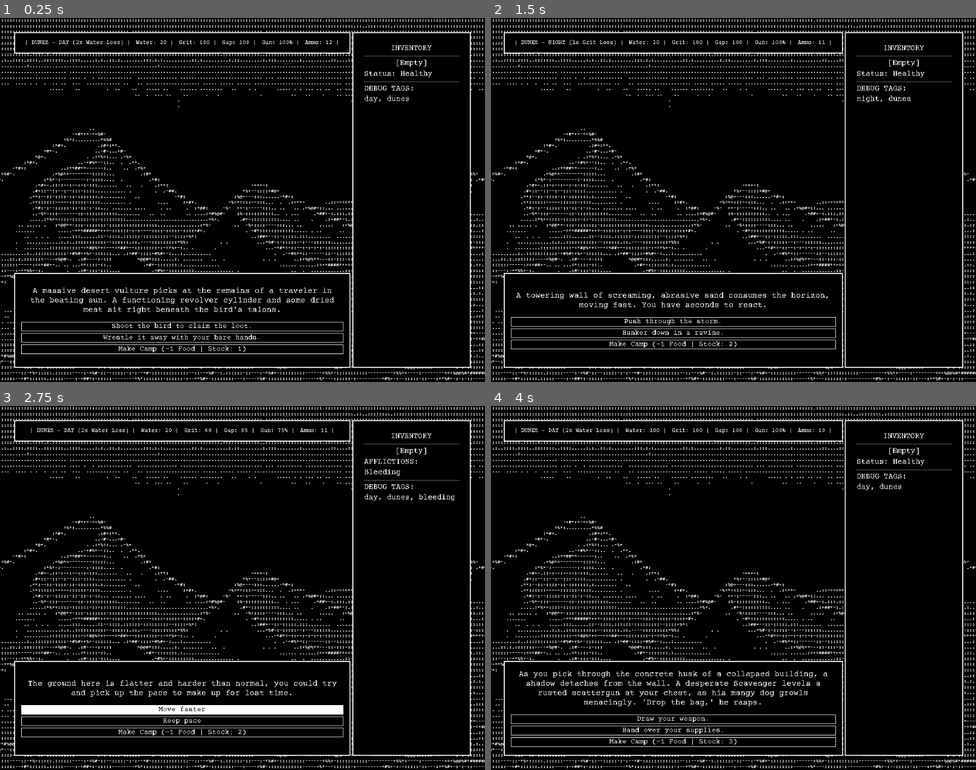
Above: before the commit, frames 1-4 (two rows, left to right).
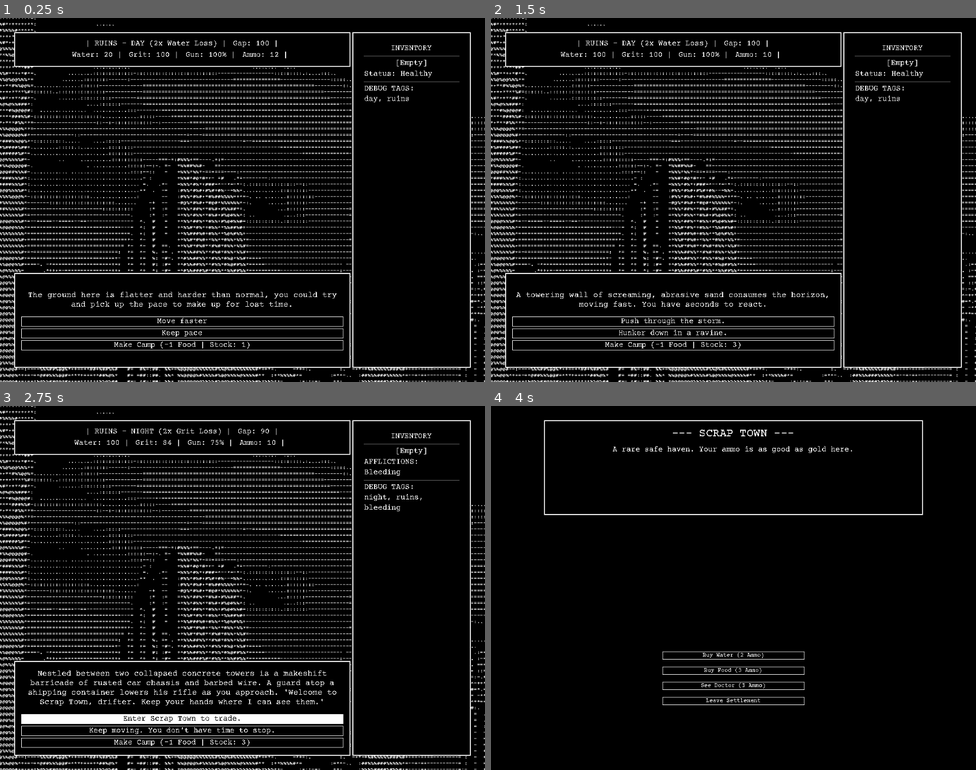
Above: after the commit, the same moments.

Repository: JoelSpicer/Across-The-Desert
Game: Godot game, scene res://Scene/MainGame.tscn
The game is run twice, just before and just after one commit, with the same random seed, the same clock (stepped at 60 frames per second) and the same inputs.
Inputs (mouse positions are in pixels of both pictures, inside the frame that each line leads up to):
- Up to frame 1 (0.25 s): no input
- Up to frame 2 (1.5 s): click "Shoot the bird to claim the l…" (after the commit: "Move faster") at 0.5 s; click (733, 218) at 1.25 s, where only the run after the commit has a clickable "The Wheel Turns (Restart)"
- Up to frame 3 (2.75 s): click "Push through the storm." at 2 s
- Up to frame 4 (4 s): click "Move faster" (after the commit: "Enter Scrap Town to trade.") at 2.75 s; click (733, 606) at 3.5 s, where only the run before the commit has a clickable "The Wheel Turns (Restart)"

The runs differ from the first frame. In frame 1, 18% of the frame differs, in the area x 0-100%, y 0-100%; in frame 2, 17%; in frame 3, 21%; in frame 4, 11%.

Commit message:
minor fix

Diff:
--- a/Scene/MainGame.tscn
+++ b/Scene/MainGame.tscn
@@ -65,7 +65,7 @@
 grow_horizontal = 2
 grow_vertical = 2
 theme_override_fonts/normal_font = ExtResource("3_tsug7")
-theme_override_font_sizes/normal_font_size = 10
+theme_override_font_sizes/normal_font_size = 11
 bbcode_enabled = true
 fit_content = true
 autowrap_mode = 0
@@ -95,43 +95,52 @@
 layout_mode = 2
 theme_override_styles/panel = SubResource("StyleBoxFlat_retro")
 
-[node name="TopHUD" type="HBoxContainer" parent="MarginContainer/HBoxContainer/LeftColumn/TopPanel" unique_id=1572369778]
-layout_mode = 2
-alignment = 1
-
-[node name="TimeLabel" type="Label" parent="MarginContainer/HBoxContainer/LeftColumn/TopPanel/TopHUD" unique_id=1728144719]
-unique_name_in_owner = true
-layout_mode = 2
-theme_override_font_sizes/font_size = 12
-
-[node name="WaterLabel" type="Label" parent="MarginContainer/HBoxContainer/LeftColumn/TopPanel/TopHUD" unique_id=1776648745]
-unique_name_in_owner = true
-layout_mode = 2
-theme_override_font_sizes/font_size = 12
+[node name="TopHUD" type="VBoxContainer" parent="MarginContainer/HBoxContainer/LeftColumn/TopPanel" unique_id=1572369778]
+layout_mode = 2
+theme_override_constants/separation = 5
+alignment = 1
+
+[node name="Row1" type="HBoxContainer" parent="MarginContainer/HBoxContainer/LeftColumn/TopPanel/TopHUD" unique_id=160324374]
+layout_mode = 2
+alignment = 1
+
+[node name="TimeLabel" type="Label" parent="MarginContainer/HBoxContainer/LeftColumn/TopPanel/TopHUD/Row1" unique_id=1728144719]
+unique_name_in_owner = true
+layout_mode = 2
+theme_override_font_sizes/font_size = 16
+
+[node name="GapLabel" type="Label" parent="MarginContainer/HBoxContainer/LeftColumn/TopPanel/TopHUD/Row1" unique_id=827566808]
+unique_name_in_owner = true
+layout_mode = 2
+theme_override_font_sizes/font_size = 16
+text = "gaplabel"
+
+[node name="Row2" type="HBoxContainer" parent="MarginContainer/HBoxContainer/LeftColumn/TopPanel/TopHUD" unique_id=1906654817]
+layout_mode = 2
+alignment = 1
+
+[node name="WaterLabel" type="Label" parent="MarginContainer/HBoxContainer/LeftColumn/TopPanel/TopHUD/Row2" unique_id=1776648745]
+unique_name_in_owner = true
+layout_mode = 2
+theme_override_font_sizes/font_size = 16
 text = "waterlabel"
 
-[node name="GritLabel" type="Label" parent="MarginContainer/HBoxContainer/LeftColumn/TopPanel/TopHUD" unique_id=1502203360]
-unique_name_in_owner = true
-layout_mode = 2
-theme_override_font_sizes/font_size = 12
+[node name="GritLabel" type="Label" parent="MarginContainer/HBoxContainer/LeftColumn/TopPanel/TopHUD/Row2" unique_id=1502203360]
+unique_name_in_owner = true
+layout_mode = 2
+theme_override_font_sizes/font_size = 16
 text = "gritlabel"
 
-[node name="GapLabel" type="Label" parent="MarginContainer/HBoxContainer/LeftColumn/TopPanel/TopHUD" unique_id=827566808]
-unique_name_in_owner = true
-layout_mode = 2
-theme_override_font_sizes/font_size = 12
-text = "gaplabel"
-
-[node name="GunConditionLabel" type="Label" parent="MarginContainer/HBoxContainer/LeftColumn/TopPanel/TopHUD" unique_id=1373359530]
-unique_name_in_owner = true
-layout_mode = 2
-theme_override_font_sizes/font_size = 12
+[node name="GunConditionLabel" type="Label" parent="MarginContainer/HBoxContainer/LeftColumn/TopPanel/TopHUD/Row2" unique_id=1373359530]
+unique_name_in_owner = true
+layout_mode = 2
+theme_override_font_sizes/font_size = 16
 text = "GunConditionLabel"
 
-[node name="AmmoLabel" type="Label" parent="MarginContainer/HBoxContainer/LeftColumn/TopPanel/TopHUD" unique_id=802202215]
-unique_name_in_owner = true
-layout_mode = 2
-theme_override_font_sizes/font_size = 12
+[node name="AmmoLabel" type="Label" parent="MarginContainer/HBoxContainer/LeftColumn/TopPanel/TopHUD/Row2" unique_id=802202215]
+unique_name_in_owner = true
+layout_mode = 2
+theme_override_font_sizes/font_size = 16
 text = "AmmoLabel"
 
 [node name="ArtSpacer" type="Control" parent="MarginContainer/HBoxContainer/LeftColumn" unique_id=817952317]
@@ -169,7 +178,7 @@
 theme_override_colors/font_focus_color = Color(0, 0, 0, 1)
 theme_override_colors/font_pressed_color = Color(0, 0, 0, 1)
 theme_override_colors/font_hover_color = Color(0, 0, 0, 1)
-theme_override_font_sizes/font_size = 15
+theme_override_font_sizes/font_size = 16
 theme_override_styles/normal = SubResource("StyleBoxFlat_BtnNormal")
 theme_override_styles/pressed = SubResource("StyleBoxFlat_BtnHover")
 theme_override_styles/hover = SubResource("StyleBoxFlat_BtnHover")
@@ -183,7 +192,7 @@
 theme_override_colors/font_focus_color = Color(0, 0, 0, 1)
 theme_override_colors/font_pressed_color = Color(0, 0, 0, 1)
 theme_override_colors/font_hover_color = Color(0, 0, 0, 1)
-theme_override_font_sizes/font_size = 15
+theme_override_font_sizes/font_size = 16
 theme_override_styles/normal = SubResource("StyleBoxFlat_BtnNormal")
 theme_override_styles/pressed = SubResource("StyleBoxFlat_BtnHover")
 theme_override_styles/hover = SubResource("StyleBoxFlat_BtnHover")
@@ -197,7 +206,7 @@
 theme_override_colors/font_focus_color = Color(0, 0, 0, 1)
 theme_override_colors/font_pressed_color = Color(0, 0, 0, 1)
 theme_override_colors/font_hover_color = Color(0, 0, 0, 1)
-theme_override_font_sizes/font_size = 15
+theme_override_font_sizes/font_size = 16
 theme_override_styles/normal = SubResource("StyleBoxFlat_BtnNormal")
 theme_override_styles/pressed = SubResource("StyleBoxFlat_BtnHover")
 theme_override_styles/hover = SubResource("StyleBoxFlat_BtnHover")
--- a/Scripts/GameState.gd
+++ b/Scripts/GameState.gd
@@ -20,7 +20,7 @@
 
 var inventory: Array[String] = []
 
-var current_biome: String = "dunes"
+var current_biome: String = "ruins"
 
 var available_biomes: Array[String] = ["dunes", "flats", "canyons", "ruins", "scrubland"]
 
@@ -253,21 +253,27 @@
 	return keywords
 
 # ------------------------------------------------------------------------
-# CONSUMABLE DATABASE
-# A scalable dictionary mapping item IDs to their display names.
-# To add new items to the game, just define them here and add a case below.
+# ITEM DATABASE
+# Upgraded to a dictionary of dictionaries.
+# 'consumable: true' means it generates a "Use" button in the UI.
+# 'consumable: false' means it sits passively as a Key Item.
 # ------------------------------------------------------------------------
 const ITEM_DATABASE = {
-	"Bandage": "Sterile Bandage",
-	"Oil": "Tin of Gun Oil",
-	"Canteen": "Canteen Ration",
-	"Scrap": "Scrap Metal",
-	"Map": "Scavenger's Map",
-	"Stamina": "Stamina Ampoule",
-	"Creatine": "Creatine Powder",
-	"SnakeOil": "Snake Oil",
-	"Salts": "Smelling Salts"
+	"Bandage": {"name": "Sterile Bandage", "consumable": true},
+	"Oil": {"name": "Tin of Gun Oil", "consumable": true},
+	"Canteen": {"name": "Canteen Ration", "consumable": true},
+	"Scrap": {"name": "Scrap Metal", "consumable": true},
+	"Map": {"name": "Scavenger's Map", "consumable": true},
+	"Stamina": {"name": "Stamina Ampoule", "consumable": true},
+	"Creatine": {"name": "Creatine Powder", "consumable": true},
+	"SnakeOil": {"name": "Snake Oil", "consumable": true},
+	"Salts": {"name": "Smelling Salts", "consumable": true},
+
+	# --- NEW KEY ITEMS ---
+	"OldKey": {"name": "Rusted Old Key", "consumable": false},
+	"BunkerCode": {"name": "Bunker Passcode", "consumable": false}
 }
+
 
 # ------------------------------------------------------------------------
 # INVENTORY CONSUMPTION LOGIC
--- a/Scripts/Maingame.gd
+++ b/Scripts/Maingame.gd
@@ -104,7 +104,7 @@
 	label_ammo.text = "Ammo: " + str(GameState.ammo) + " | "
 
 	# --------------------------------------------------------------------
-	# 3. DYNAMIC INVENTORY BUTTON GENERATION
+	# 3. DYNAMIC INVENTORY UI GENERATION
 	# --------------------------------------------------------------------
 	# Clear out any existing labels or buttons from the previous UI state
 	for child in label_inventory_list.get_children():
@@ -117,35 +117,48 @@
 		empty_label.horizontal_alignment = HORIZONTAL_ALIGNMENT_CENTER
 		label_inventory_list.add_child(empty_label)
 	else:
-		# If we have items, iterate through the array and build a button for each
+		# Iterate through the array and build UI elements for each item
 		for item_id in GameState.inventory:
-			var btn = Button.new()
-
-			# Fetch the friendly display name (e.g., translates "Oil" to "Tin of Gun Oil")
 			var display_name = item_id
+			var is_consumable = false
+
+			# Fetch the metadata from the global database
 			if GameState.ITEM_DATABASE.has(item_id):
-				display_name = GameState.ITEM_DATABASE[item_id]
-
-			btn.text = "Use " + display_name
-
-			# Programmatically copy the 1-bit retro styling from your choice buttons
-			btn.add_theme_stylebox_override("normal", btn_choice_1.get_theme_stylebox("normal"))
-			btn.add_theme_stylebox_override("hover", btn_choice_1.get_theme_stylebox("hover"))
-			btn.add_theme_stylebox_override("pressed", btn_choice_1.get_theme_stylebox("pressed"))
-			btn.add_theme_stylebox_override("focus", btn_choice_1.get_theme_stylebox("focus"))
-
-			# Programmatically copy the hover/invert text colors
-			btn.add_theme_color_override("font_color", Color.WHITE)
-			btn.add_theme_color_override("font_hover_color", Color.BLACK)
-			btn.add_theme_color_override("font_pressed_color", Color.BLACK)
-			btn.add_theme_color_override("font_focus_color", Color.BLACK)
-			btn.add_theme_font_size_override("font_size", 12)
-
-			# Bind the button press directly to the global item consumption logic!
-			btn.pressed.connect(GameState.consume_item.bind(item_id))
-
-			# Attach the fully built button to the UI tree
-			label_inventory_list.add_child(btn)
+				display_name = GameState.ITEM_DATABASE[item_id]["name"]
+				is_consumable = GameState.ITEM_DATABASE[item_id]["consumable"]
+
+			if is_consumable:
+				# --- BUILD INTERACTIVE BUTTON ---
+				var btn = Button.new()
+				btn.text = "Use " + display_name
+
+				# Copy the 1-bit retro styling from your existing choice buttons
+				btn.add_theme_stylebox_override("normal", btn_choice_1.get_theme_stylebox("normal"))
+				btn.add_theme_stylebox_override("hover", btn_choice_1.get_theme_stylebox("hover"))
+				btn.add_theme_stylebox_override("pressed", btn_choice_1.get_theme_stylebox("pressed"))
+				btn.add_theme_stylebox_override("focus", btn_choice_1.get_theme_stylebox("focus"))
+
+				# Copy the hover/invert text colors
+				btn.add_theme_color_override("font_color", Color.WHITE)
+				btn.add_theme_color_override("font_hover_color", Color.BLACK)
+				btn.add_theme_color_override("font_pressed_color", Color.BLACK)
+				btn.add_theme_color_override("font_focus_color", Color.BLACK)
+				btn.add_theme_font_size_override("font_size", 12)
+
+				# Bind the button press directly to the global item consumption logic
+				btn.pressed.connect(GameState.consume_item.bind(item_id))
+
+				# Attach the fully built button to the UI tree
+				label_inventory_list.add_child(btn)
+			else:
+				# --- BUILD STATIC LABEL (KEY ITEMS) ---
+				var lbl = Label.new()
+				# Adding a little dash makes it look like a clean list
+				lbl.text = "- " + display_name
+				lbl.horizontal_alignment = HORIZONTAL_ALIGNMENT_CENTER
+				lbl.add_theme_font_size_override("font_size", 12)
+
+				label_inventory_list.add_child(lbl)
 
 	# Enable or disable the Camp button based on available food supplies
 	if GameState.food > 0:
@@ -223,7 +236,6 @@
 		var gained_affliction = GameState.current_afflictions.size() > prev_afflictions.size()
 		animate_label(label_afflictions, not gained_affliction)
 		prev_afflictions = GameState.current_afflictions.duplicate()
-
 # ------------------------------------------------------------------------
 # 1-BIT UI FLICKER
 # Replaces the smooth red/green fade with a harsh, retro visual glitch
